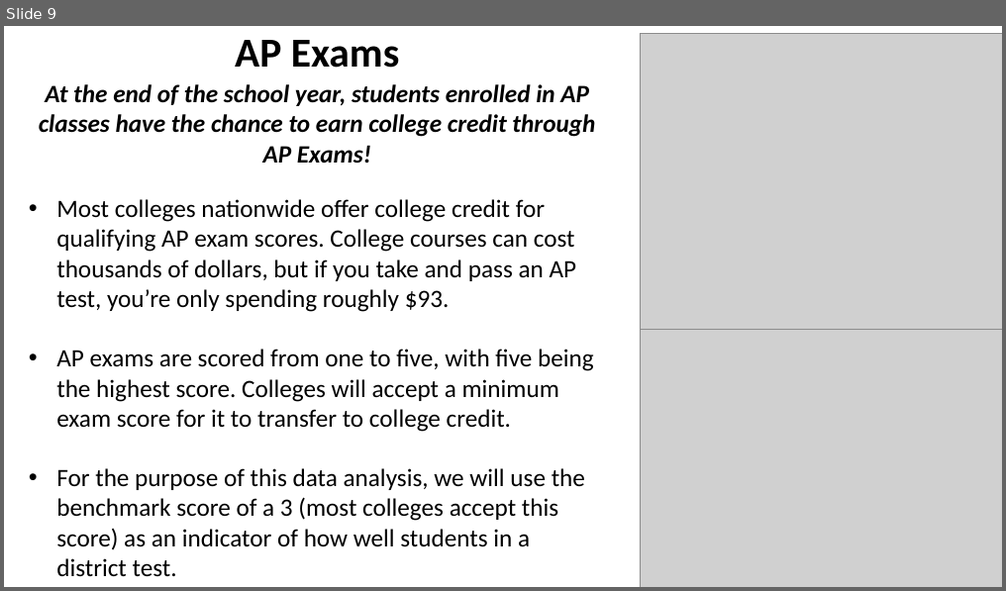
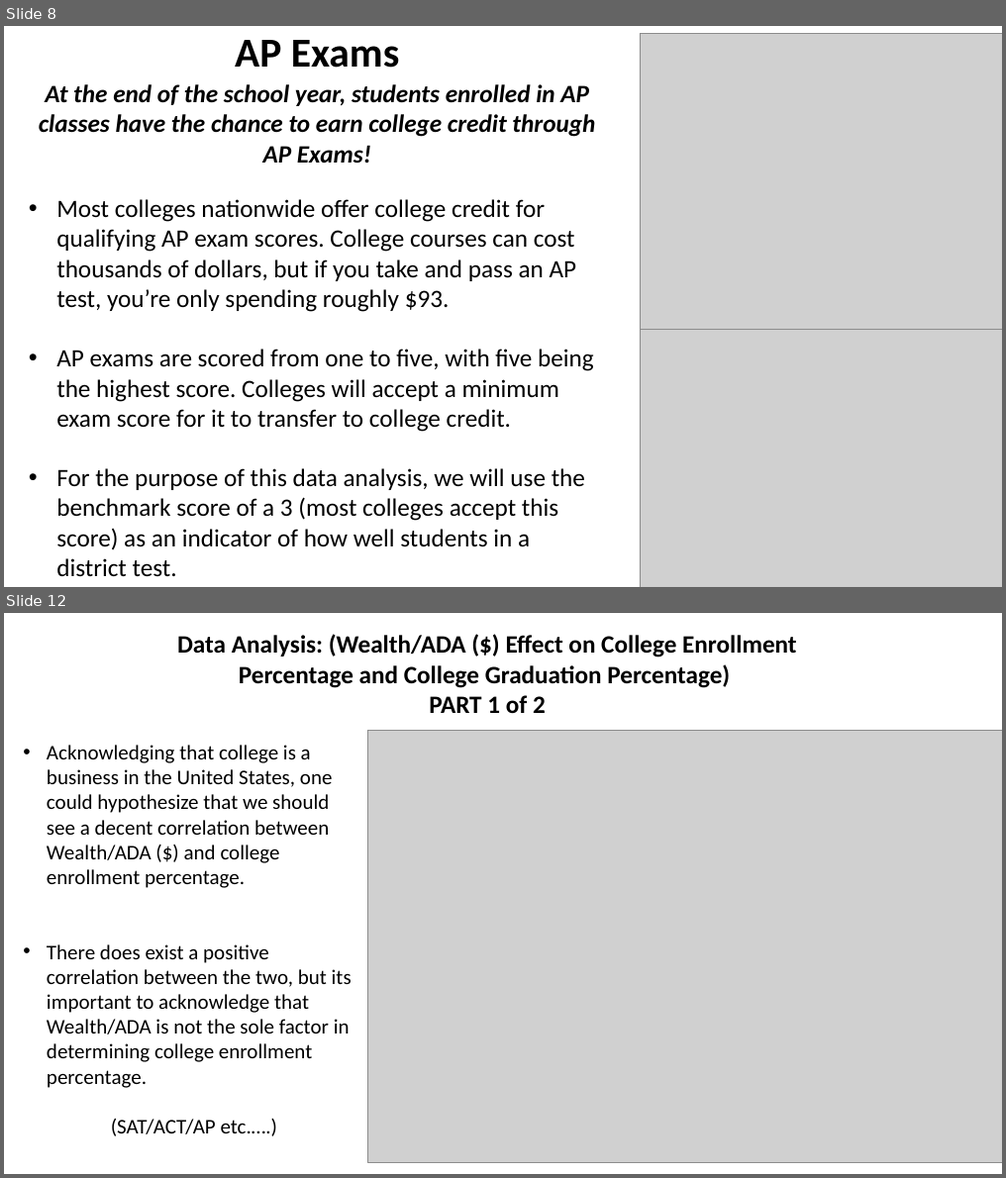
Before and after one commit to RachidRezzik/Texas_GradPercent_Predictor, a slide deck: TexasDistrictForecast.pptx. Shown one above the other, each under a label of ours: slide 9 before the commit, slides 8 and 12 after it; the slides between them are not shown. The pictures are 1006x591 and 1006x1178 pixels, drawn with LibreOffice and Linux fonts; fonts in the diff are those of the drawing; grey boxes stand for pictures. Boxes give left, top, right and bottom in pixels: in the first picture for what was removed or moved away, otherwise in the second. Text is boxed around its words. In the diff, an @@ line names an element or a change of style, - is before the commit and + after.

```diff
--- a/TexasDistrictForecast.pptx
+++ b/TexasDistrictForecast.pptx
@@ slide 12 added at bbox=[4, 613, 1002, 1174], background #FFFFFF @@
@@ text added at bbox=[177, 634, 797, 714], 24 pt, text #000000, bold @@
+Data Analysis: (Wealth/ADA ($) Effect on College Enrollment Percentage and College Graduation Percentage)
+PART 1 of 2
@@ picture added at bbox=[368, 731, 1002, 1163] @@
@@ text added at bbox=[47, 745, 351, 1137], 20 pt, text #000000 @@
+• Acknowledging that college is a business in the United States, one could hypothesize that we should see a decent correlation between Wealth/ADA ($) and college enrollment percentage.
+• There does exist a positive correlation between the two, but its important to acknowledge that Wealth/ADA is not the sole factor in determining college enrollment percentage.
+(SAT/ACT/AP etc.….)
@@ what was slide 9 is now slide 8 @@
```
Also in this commit, not shown: 6 slides changed, 5 other slides added, 2 slides removed, 1 other file.
